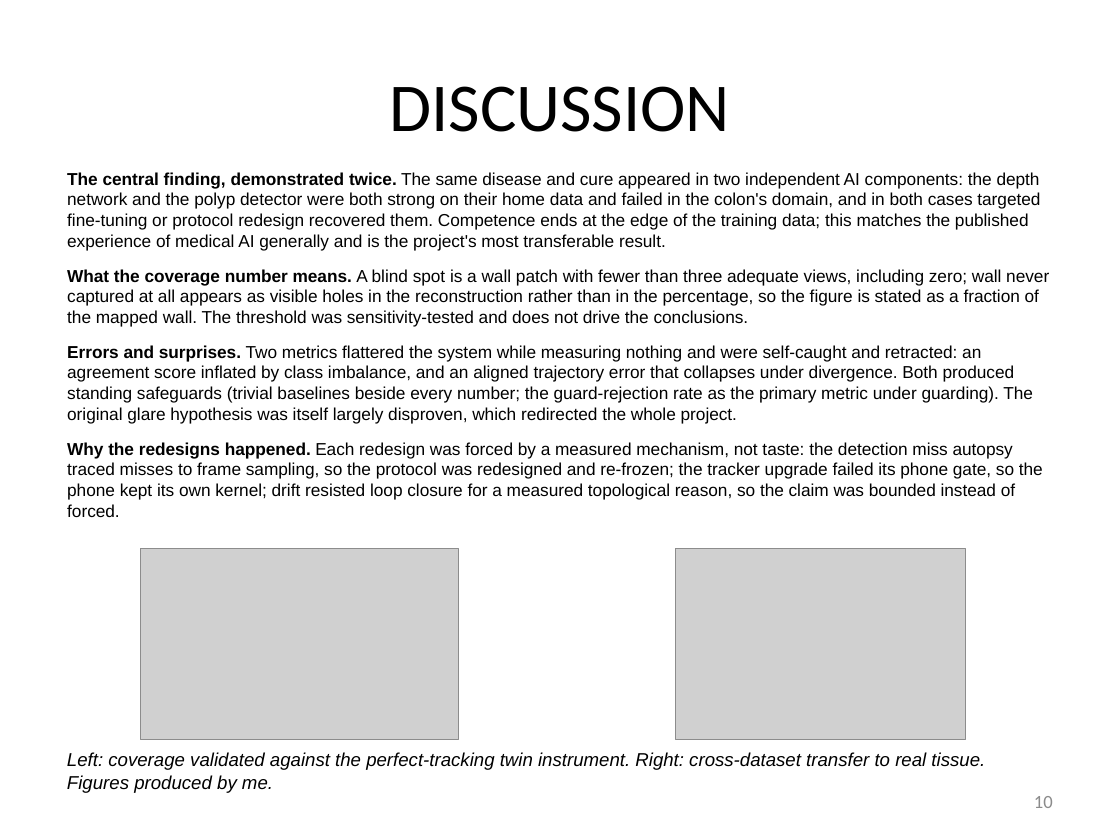
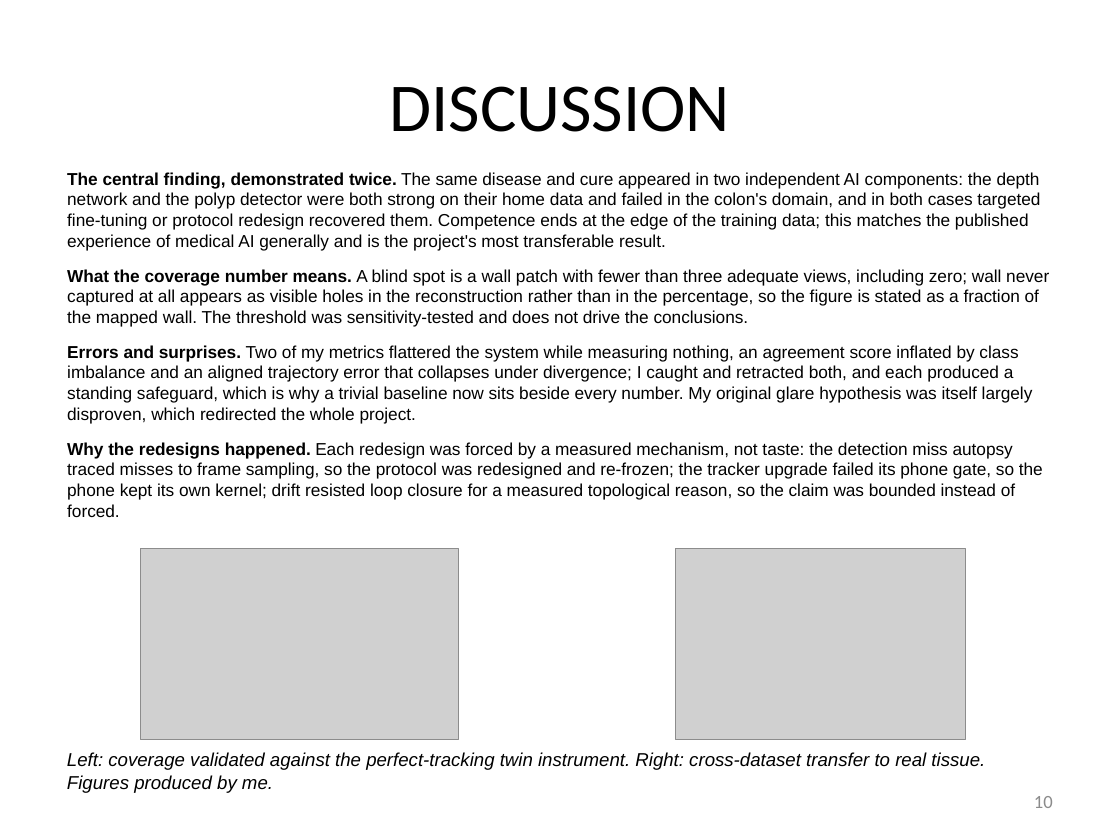
Before and after one commit to bluMoonx/EndoscopicMonocularSLAM, a slide deck: slide 10 of presentation/Argus_GSDSEF_2027_Digital_Presentation.pptx. Drawn at 1120x840 pixels with LibreOffice and Linux fonts; fonts in the diff are those of the drawing; grey boxes stand for pictures. Boxes give left, top, right and bottom in pixels: in the first picture for what was removed or moved away, otherwise in the second. Text is boxed around its words. In the diff, an @@ line names an element or a change of style, - is before the commit and + after.

Commit message:
Deck prose pass: every explanation rewritten as full first-person sentences
The body text read grammatically but like a spec sheet, with colon
fragments (Adoption 1:, Today:, Next:) and impersonal lab voice. All
explanatory blocks now read as written sentences in the first person;
tables and figure captions are unchanged. Abstract holds at 249 words,
template validation passes, and all twelve slides re-rendered clean.

```diff
--- a/presentation/Argus_GSDSEF_2027_Digital_Presentation.pptx
+++ b/presentation/Argus_GSDSEF_2027_Digital_Presentation.pptx
@@ text at (67,345,1033,424): text changed @@
-Errors and surprises. Two metrics flattered the system while measuring nothing and were self-caught and retracted: an agreement score inflated by class imbalance, and an aligned trajectory error that collapses under divergence. Both produced standing safeguards (trivial baselines beside every number; the guard-rejection rate as the primary metric under guarding). The original glare hypothesis was itself largely disproven, which redirected the whole project.
+Errors and surprises. Two of my metrics flattered the system while measuring nothing, an agreement score inflated by class imbalance and an aligned trajectory error that collapses under divergence; I caught and retracted both, and each produced a standing safeguard, which is why a trivial baseline now sits beside every number. My original glare hypothesis was itself largely disproven, which redirected the whole project.
```
Also in this commit, not shown: 6 other slides changed, 1 other file.
